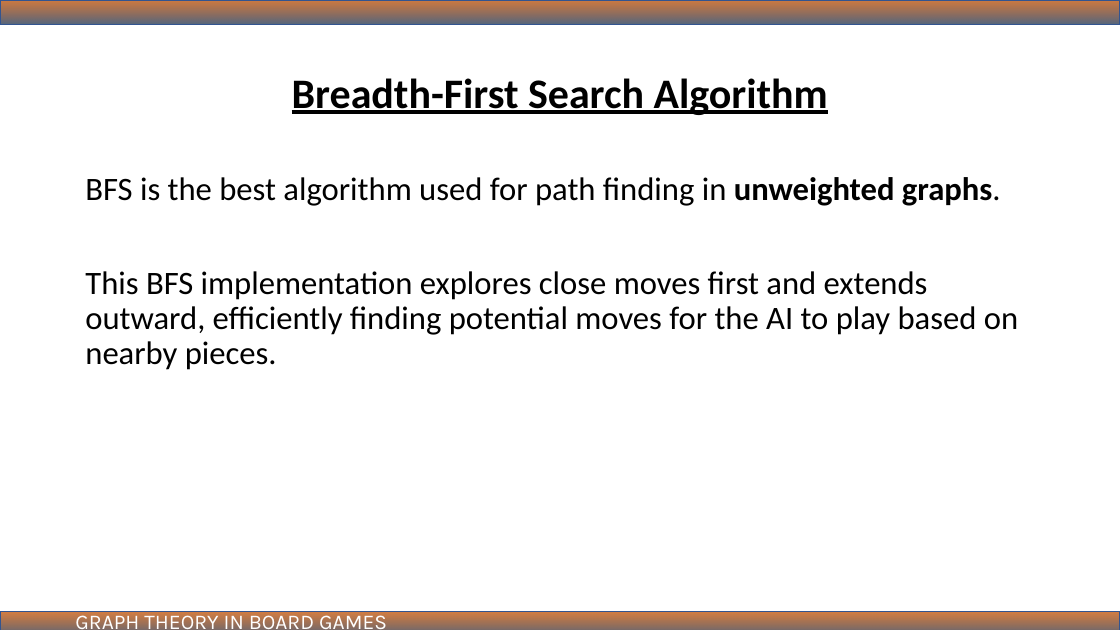
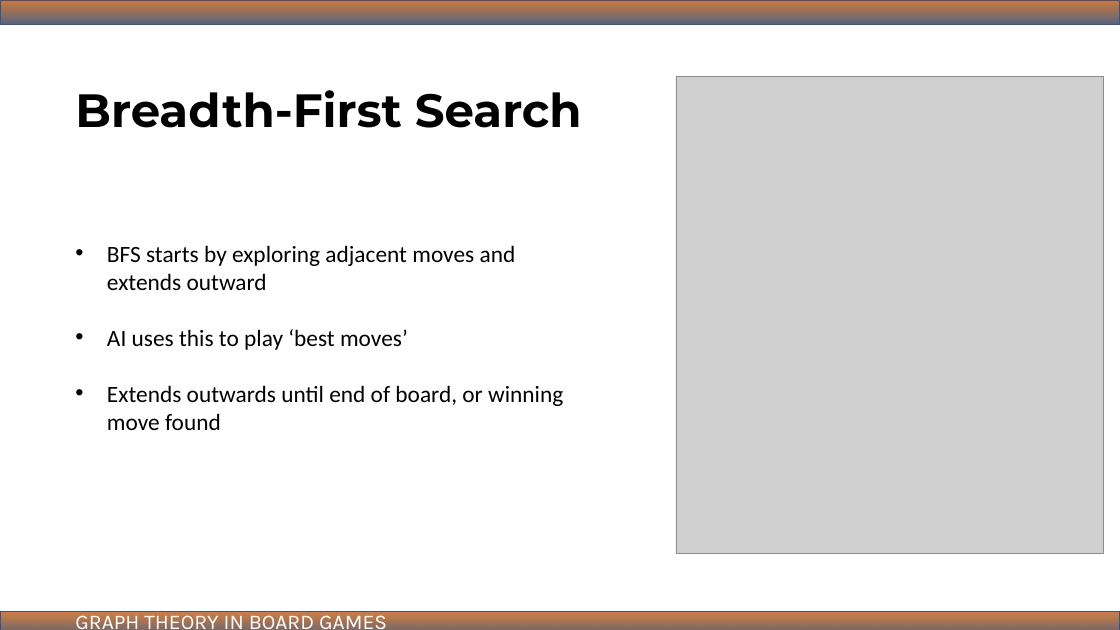
Before and after one commit to ibmbt/group5_graphtheory, a slide deck: slide 14 of group5_graphtheory.pptx (slide 22 before the commit). Drawn at 1120x630 pixels with LibreOffice and Linux fonts; fonts in the diff are those of the drawing; grey boxes stand for pictures. Boxes give left, top, right and bottom in pixels: in the first picture for what was removed or moved away, otherwise in the second. Text is boxed around its words. In the diff, an @@ line names an element or a change of style, - is before the commit and + after.

```diff
--- a/group5_graphtheory.pptx
+++ b/group5_graphtheory.pptx
@@ text "Breadth-First Search" at (75, 90, 582, 128): vertical alignment middle to top @@
@@ picture added at (676, 77, 1104, 554) @@
@@ text at (75, 90, 582, 128): text changed; size 36 to 40 pt; font Calibri to Montserrat @@
-Breadth-First Search Algorithm
+Breadth-First Search
@@ text removed at (85, 177, 1018, 370) @@
-BFS is the best algorithm used for path finding in unweighted graphs.
-This BFS implementation explores close moves first and extends outward, efficiently finding potential moves for the AI to play based on nearby pieces.
@@ text added at (107, 245, 563, 430), 20 pt, text #000000 @@
+• BFS starts by exploring adjacent moves and extends outward
+• AI uses this to play ‘best moves’
+• Extends outwards until end of board, or winning move found
```
Also in this commit, not shown: 14 other slides changed, 7 slides added, 17 slides removed, 3 other files.
